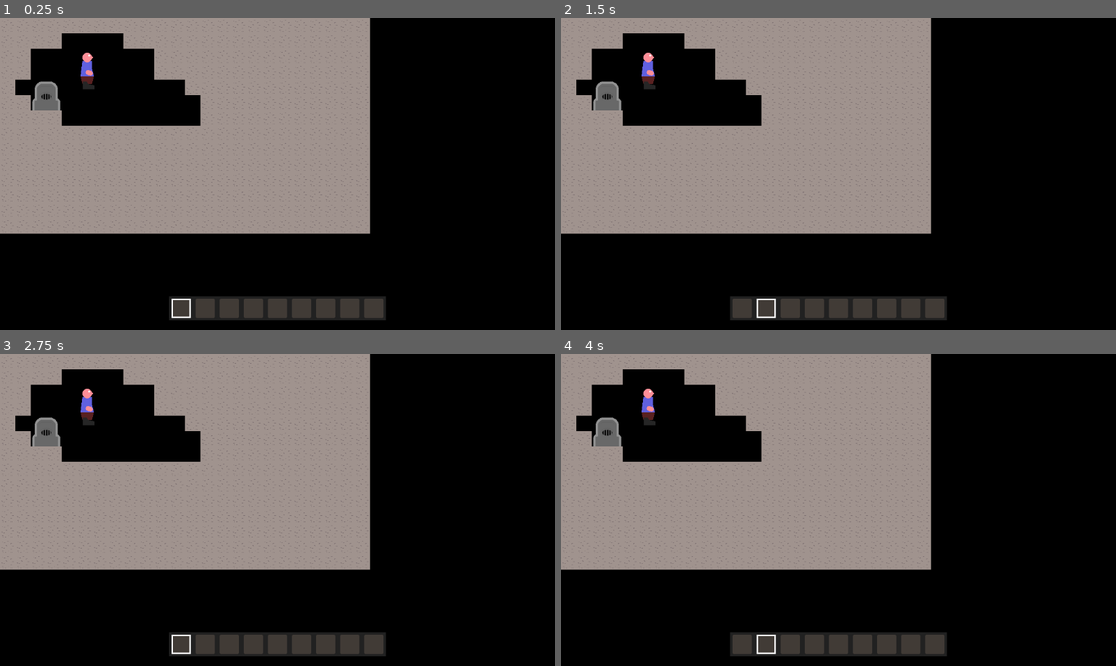
Above: before the commit, frames 1-4 (two rows, left to right).
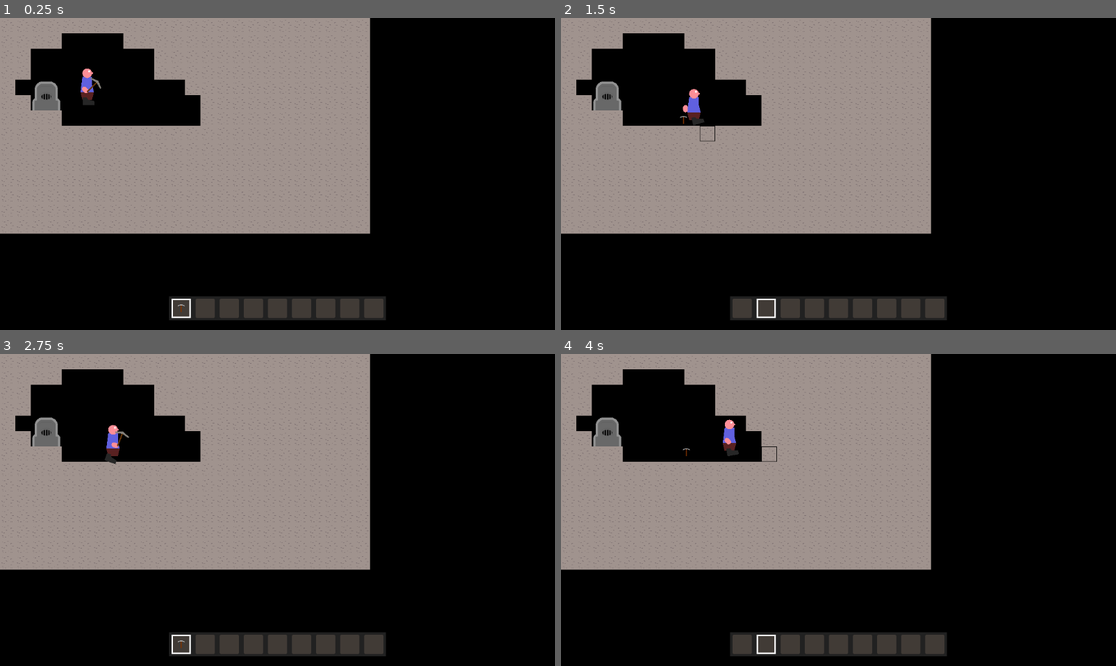
Above: after the commit, the same moments.

Repository: Griiimon/2D-Mining-Sandbox
Game: Godot game, scene res://scenes/game.tscn
The game is run twice, just before and just after one commit, with the same random seed, the same clock (stepped at 60 frames per second) and the same inputs.
Inputs (mouse positions are in pixels of both pictures, inside the frame that each line leads up to):
- Up to frame 1 (0.25 s): no input
- Up to frame 2 (1.5 s): move the mouse to (960, 158) at 0.52 s; hold D (right) from 0.53 s (still down); tap X (drop_item) at 0.6 s; click (960, 158) at 0.67 s; tap Up (jump) at 0.77 s; move the mouse to (727, 189) at 1.27 s; tap E (next_hotbar_item) at 1.35 s
- Up to frame 3 (2.75 s): tap Up (jump) at 1.52 s; move the mouse to (333, 441) at 2.02 s; release D (right) at 2.03 s; hold A (left) from 2.03 s (still down); tap Q (previous_hotbar_item) at 2.1 s
- Up to frame 4 (4 s): move the mouse to (810, 572) at 2.77 s; release A (left) at 2.78 s; hold D (right) from 2.78 s (still down); tap X (drop_item) at 2.85 s; click (810, 572) at 2.92 s; tap Up (jump) at 3.02, 3.77 s; move the mouse to (1005, 556) at 3.52 s; tap E (next_hotbar_item) at 3.6 s

The runs differ from the first frame. In frame 1, 0.4% of the frame differs, in the area x 14-34%, y 11-95%; in frame 2, 0.5%, in the area x 14-28%, y 11-40%; in frame 3, 0.5%; in frame 4, 0.5%.
Error in both runs: Cannot call method 'get_files' on a null value. (res://scripts/data_manager.gd:16)

Commit message:
inventory management

Diff:
--- a/scripts/player.gd
+++ b/scripts/player.gd
@@ -196,9 +196,22 @@
 
 
 func add_item_to_inventory(item: Item):
-	inventory.add_item(item)
+	inventory.add_new_item(item)
 
 	check_hotbar_hand_item()
+
+
+func get_current_inventory_item()-> InventoryItem:
+	return inventory.items[get_current_inventory_slot()]
+
+
+func get_current_inventory_slot()-> int:
+	return ui.current_hotbar_slot_idx
+
+
+func is_current_inventory_slot_empty()-> bool:
+	return get_current_inventory_item().item == null
+
 
 func update_hotbar():
 	ui.update_hotbar(inventory)
@@ -218,7 +231,8 @@
 	unequip_hand_item()
 	check_hotbar_hand_item()
 
+
 func check_hotbar_hand_item():
-	var item: Item= inventory.items[ui.current_hotbar_slot_idx].item
+	var item: Item= get_current_inventory_item().item
 	if item and item is HandItem:
 		equip_hand_item(item)
